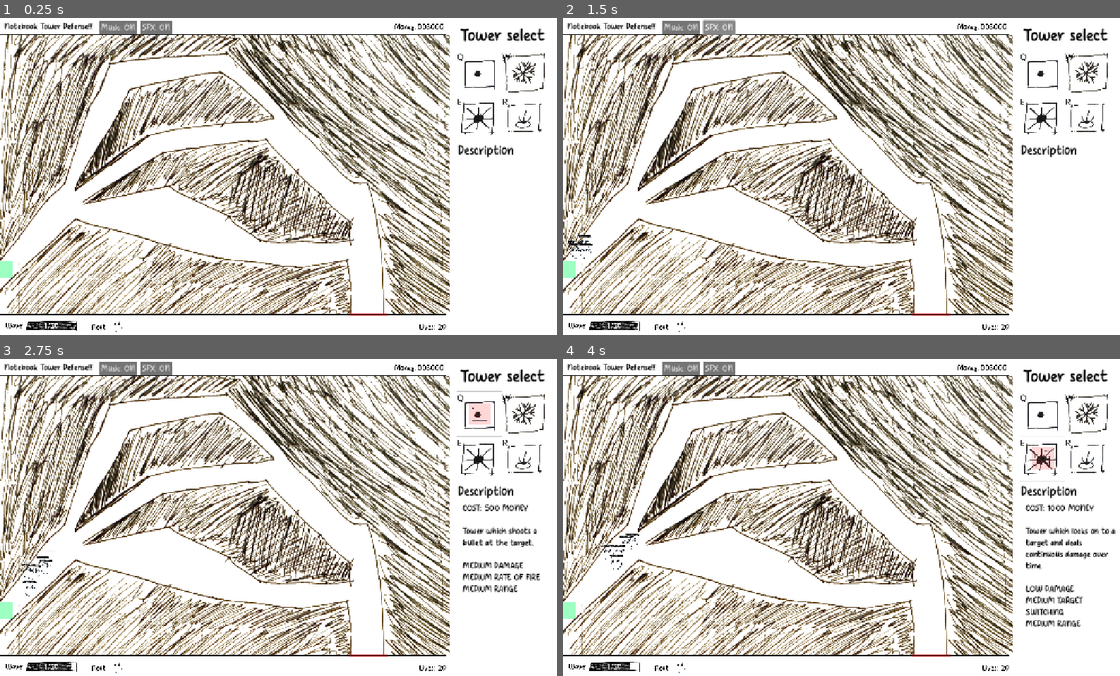
Above: before the commit, frames 1-4 (two rows, left to right).
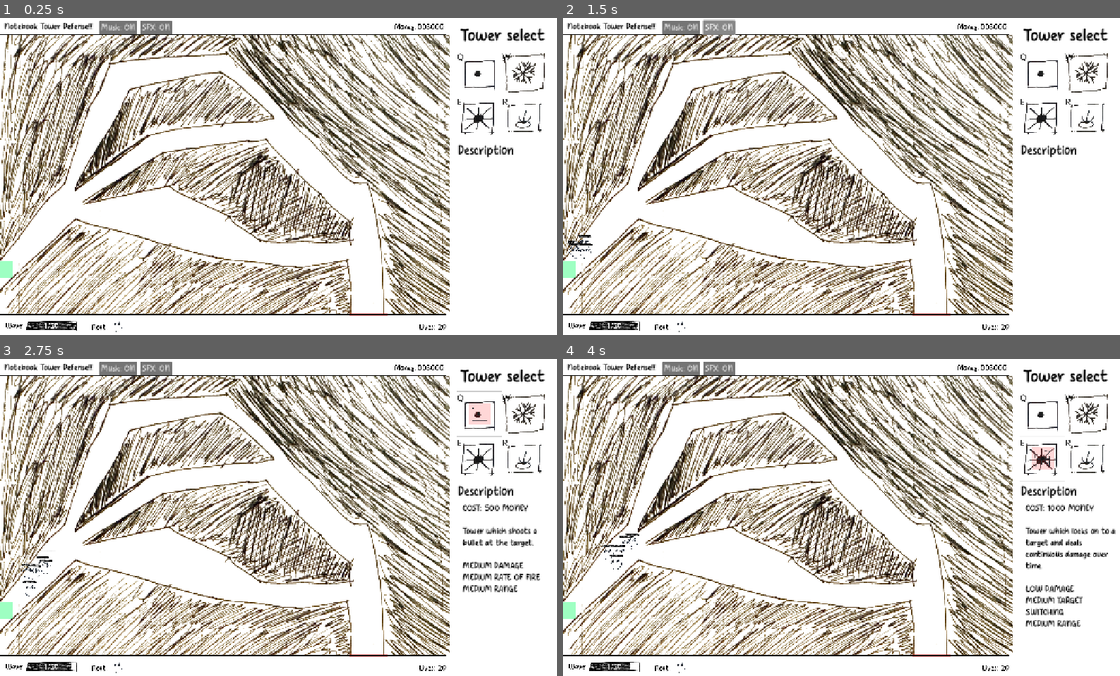
Above: after the commit, the same moments.

Repository: OzuYatamutsu/notebook-tower-defense
Game: Godot game, scene res://levels/level_splits.tscn
Two runs of this game, one before a commit and one after it. Both use one fixed random seed, a clock stepped at 60 frames per second and the inputs below. This scene is started directly instead of the project's main scene. Sound files missing from this copy of the repository are replaced by a short silence.
Inputs:
- Up to frame 1 (0.25 s): no input
- Up to frame 2 (1.5 s): click "SFX: ON" at 0.5 s; click "SFX: OFF" at 1.25 s
- Up to frame 3 (2.75 s): click "Q" at 2 s
- Up to frame 4 (4 s): click "W" at 2.75 s; click "E" at 3.5 s

The runs differ from the first frame. In frame 1, less than 0.1% of the frame differs, in the area x 62-70%, y 93-94%; in frame 2, less than 0.1%; in frame 3, less than 0.1%; in frame 4, less than 0.1%.

Commit message:
Fix layering issue in all other maps

Diff:
--- a/levels/level_digestion.tscn
+++ b/levels/level_digestion.tscn
@@ -46,6 +46,7 @@
 metadata/_custom_type_script = "uid://0wwxleyefwme"
 
 [node name="UI" parent="." instance=ExtResource("2_4xp7b")]
+layer = 2
 
 [node name="LevelViewport" parent="." instance=ExtResource("3_ycp7k")]
 
--- a/levels/level_fe_lite.tscn
+++ b/levels/level_fe_lite.tscn
@@ -46,7 +46,7 @@
 metadata/_custom_type_script = "uid://0wwxleyefwme"
 
 [node name="UI" parent="." instance=ExtResource("2_6huok")]
-layer = 0
+layer = 2
 
 [node name="LevelViewport" parent="." instance=ExtResource("3_36f1o")]
 
--- a/levels/level_splits.tscn
+++ b/levels/level_splits.tscn
@@ -64,6 +64,7 @@
 metadata/_custom_type_script = "uid://0wwxleyefwme"
 
 [node name="UI" parent="." instance=ExtResource("2_ka6gn")]
+layer = 2
 
 [node name="LevelViewport" parent="." instance=ExtResource("3_s65yq")]
 
--- a/levels/level_switchback.tscn
+++ b/levels/level_switchback.tscn
@@ -46,6 +46,7 @@
 metadata/_custom_type_script = "uid://0wwxleyefwme"
 
 [node name="UI" parent="." instance=ExtResource("2_6wpsq")]
+layer = 2
 
 [node name="LevelViewport" parent="." instance=ExtResource("3_v5msj")]
 
